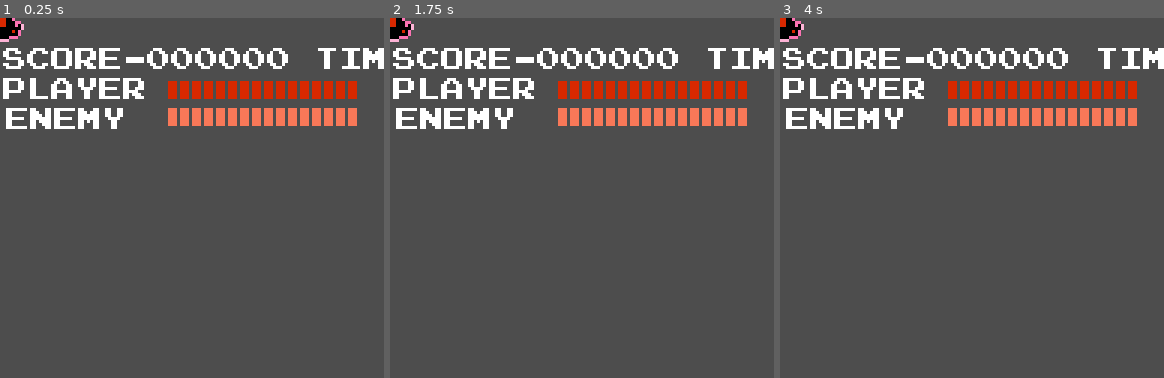
Above: before the commit, frames 1-3 (left to right).
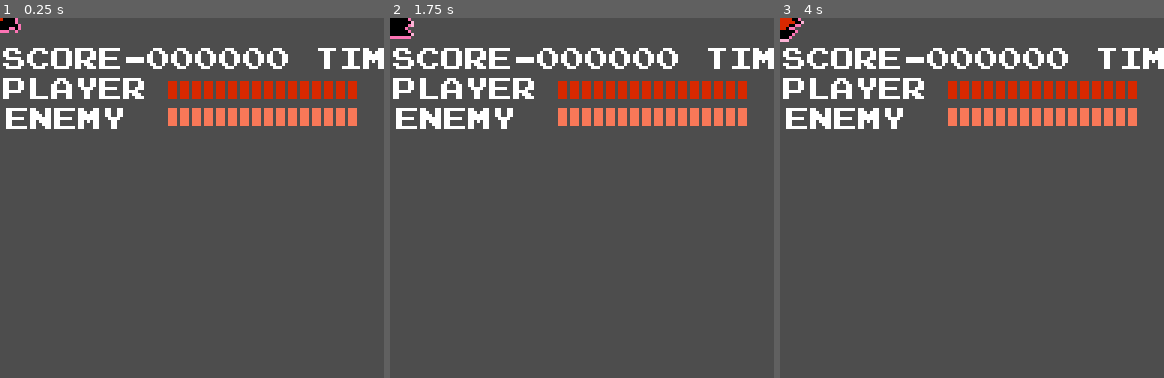
Above: after the commit, the same moments.

Repository: Guilherme-C-Ferrari/Castlevania-Remake
Game: Godot game, scene res://Scenes/Enemy/bat.tscn
Same seed, same stepped clock (60 frames per second), same inputs: the game is played once before the commit and once after it. This scene is started directly instead of the project's main scene.
Inputs:
- Up to frame 1 (0.25 s): no input
- Up to frame 2 (1.75 s): tap Enter at 0.5 s; hold W (ascend_stair) 0.53-1.28 s; hold D (move_right) from 0.53 s (still down); tap Space (jump) at 0.77, 1.52 s; tap K (attack) at 1.35 s
- Up to frame 3 (4 s): tap Space (jump) at 2, 3.02, 3.77 s; release D (move_right) at 2.03 s; hold A (move_left) 2.03-2.78 s; hold W (ascend_stair) 2.03-2.78 s; hold D (move_right) from 2.78 s (still down); tap K (attack) at 2.85 s; tap Enter at 3.5 s; hold W (ascend_stair) from 3.53 s (still down)
The pictures show only the part of the screen within x 0-50%, y 0-50%; the shares and areas given below are measured in that part.

The runs differ from the first frame. In frame 1, 0.2% of the frame differs, in the area x 0-7%, y 0-7%; in frame 2, 0.2%; in frame 3, 0.2%.
Error after the commit: Invalid access to property or key 'walking_direction' on a base object of type 'CharacterBody2D (Bat.gd)'. (res://Scripts/FSM/FlyingZigueZague.gd:13)

Commit message:
Morcego finalizado

Diff:
--- a/Assets/Enemy/bat_sprite_frames.tres
+++ b/Assets/Enemy/bat_sprite_frames.tres
@@ -8,15 +8,15 @@
 
 [sub_resource type="AtlasTexture" id="AtlasTexture_ei1vp"]
 atlas = ExtResource("1_ei1vp")
-region = Rect2(329, 48, 16, 16)
+region = Rect2(249, 48, 16, 16)
 
 [sub_resource type="AtlasTexture" id="AtlasTexture_0uy32"]
 atlas = ExtResource("1_ei1vp")
-region = Rect2(369, 48, 16, 16)
+region = Rect2(209, 48, 16, 16)
 
 [sub_resource type="AtlasTexture" id="AtlasTexture_wgoel"]
 atlas = ExtResource("1_ei1vp")
-region = Rect2(409, 48, 16, 16)
+region = Rect2(169, 48, 16, 16)
 
 [resource]
 animations = [{
--- a/Scenes/Enemy/bat.tscn
+++ b/Scenes/Enemy/bat.tscn
@@ -13,13 +13,14 @@
 
 [node name="Bat" type="CharacterBody2D" unique_id=253270751]
 light_mask = 4
+collision_layer = 4
+collision_mask = 0
 script = ExtResource("1_t2ajo")
 
 [node name="AnimatedSprite2D" type="AnimatedSprite2D" parent="." unique_id=20817626]
 z_index = 2
 sprite_frames = ExtResource("1_cdyt7")
 animation = &"Moving"
-frame_progress = 0.20986742
 
 [node name="CollisionShape2D" type="CollisionShape2D" parent="." unique_id=146631915]
 shape = SubResource("RectangleShape2D_8xvw0")
@@ -31,8 +32,9 @@
 [node name="CollisionShape2D" type="CollisionShape2D" parent="HitBox" unique_id=23388831]
 shape = SubResource("RectangleShape2D_cdyt7")
 
-[node name="FSM" type="Node" parent="." unique_id=1767768489]
+[node name="FSM" type="Node" parent="." unique_id=1767768489 node_paths=PackedStringArray("initial_state")]
 script = ExtResource("3_m21ue")
+initial_state = NodePath("FlyingZigueZague")
 
 [node name="FlyingZigueZague" type="Node" parent="FSM" unique_id=1415210941]
 script = ExtResource("4_akjst")
--- a/Scripts/Enemy/Bat.gd
+++ b/Scripts/Enemy/Bat.gd
@@ -1,6 +1,8 @@
 extends BaseEnemy
 
 @export var detection_range : float = 300.0
+@export var flying_frequency : float = 5.0
+@export var flying_amplitude: float = 75.0
 
 func _ready() -> void:
 	super()
--- a/Scripts/FSM/FlyingZigueZague.gd
+++ b/Scripts/FSM/FlyingZigueZague.gd
@@ -1,5 +1,7 @@
 extends EnemyState
 class_name FlyingZigueZague
+
+var time: float = 0.0
 
 func enter() -> void:
 	if animated_sprite:
@@ -7,7 +9,9 @@
 			animated_sprite.play("Moving")
 
 func physics_update(_delta: float) -> void:
-	character.velocity.x = character.walk_direction * character.move_speed
+	time += _delta
+	character.velocity.x = character.move_speed * character.walking_direction
+	character.velocity.y = sin(time * character.flying_frequency) * character.flying_amplitude
 	handle_animation()
 	character.move_and_slide()
 
